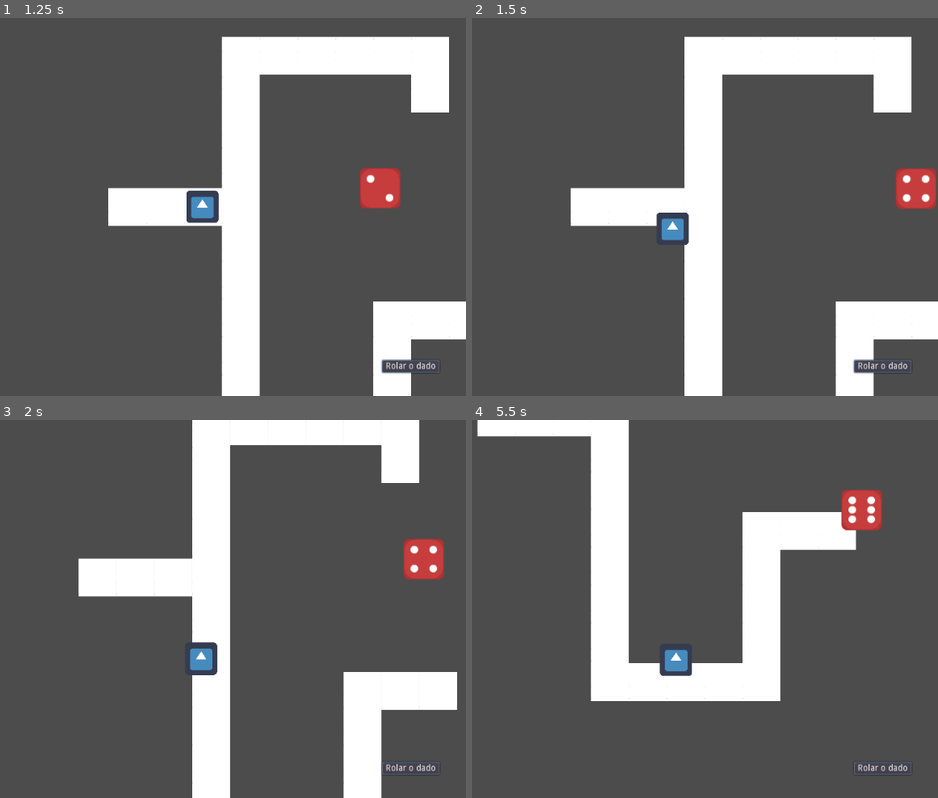
Above: before the commit, frames 1-4 (two rows, left to right).
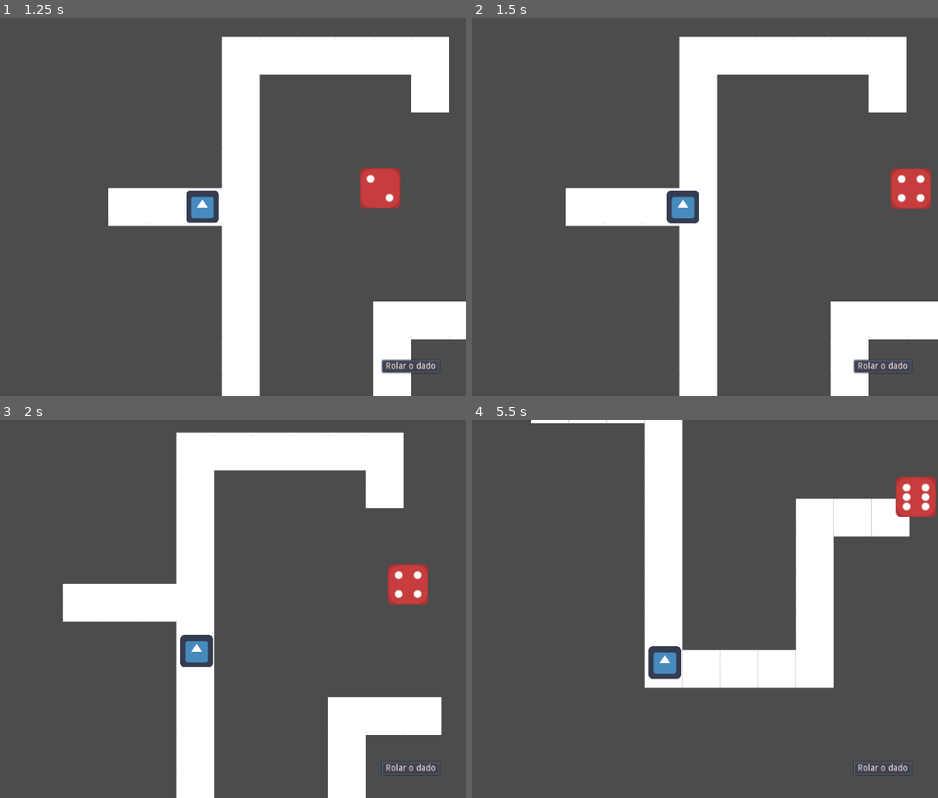
Above: after the commit, the same moments.

Repository: Grupo3-resto/CorridaAgil
Game: Godot game, scene res://main.tscn
Two runs of this game, one before a commit and one after it. Both use one fixed random seed, a clock stepped at 60 frames per second and the inputs below. The engine's default icon, where the game draws it, is replaced by a stand-in: a white triangle on a blue panel in a dark square.
Inputs:
- Up to frame 1 (1.25 s): click "Rolar o dado" at 0.5 s
- Up to frame 2 (1.5 s): click "Rolar o dado" at 1.25 s
- Up to frame 3 (2 s): no input
- Up to frame 4 (5.5 s): click "Rolar o dado" at 2 s; tap Enter at 4.25 s

Frame 1 is identical in both runs. In frame 2, 4.3% of the frame differs, in the area x 20-100%, y 4-100%; in frame 3, 20%; in frame 4, 24%, in the area x 1-100%, y 0-75%.

Commit message:
Agora o Player segue o caminho
Ele não seguia o caminha porque o target atualizava até o fim antes do Player passar pelos outros quadrados.

Diff:
--- a/Game/TileMap.gd
+++ b/Game/TileMap.gd
@@ -55,3 +55,11 @@
 			passed_cell.push_back(cell)
 			player_tile = grid.find(cell)
 			$Player.target = get_center(grid[player_tile])
+
+			var t = Timer.new() # Timer p/ o player seguir o caminho
+			t.set_wait_time(.3)
+			t.set_one_shot(true)
+			self.add_child(t)
+			t.start()
+			yield(t, "timeout")
+			t.queue_free()
